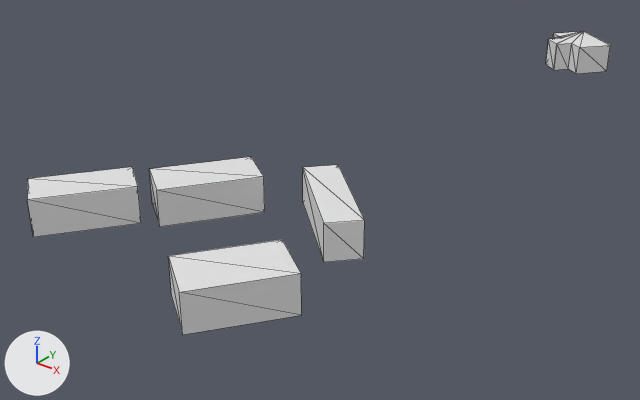
The glTF model output/glb/tile_194.glb: old version first, new version second.
The view is the same before and after, from a camera (50 mm lens) standing at (177.0, -217.0, 102.0) and looking at (23.0, -24.0, -18.0). Lighting does not change. The marker at lower left points along +X, +Y and +Z. The picture after the commit comes second. Mesh edges are drawn as thin lines.

The scene before the commit, as lines of its bpy script (objects in view):
```python
me_mesh_0 = bpy.data.meshes.new('Mesh_0')
me_mesh_0.from_pydata(...)  # 52 vertices, 68 faces; spans x -6.0..77.0, y -118.0..113.0, z 0.0..10.0
ob_mesh_0 = bpy.data.objects.new('Mesh_0', me_mesh_0)
ob_mesh_0.location = (0.0, 0.0, 0.0)
```
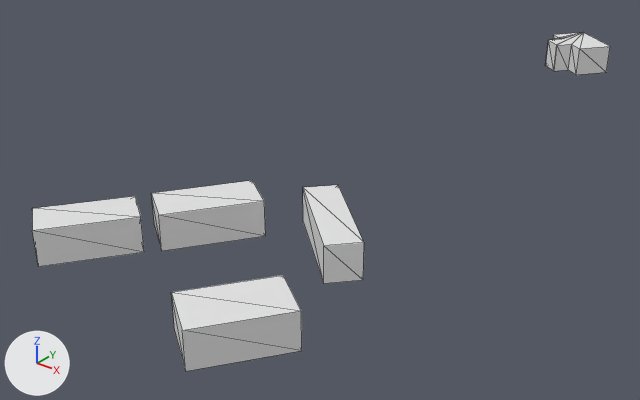
Patch to the scene script:
```diff
--- a/output/glb/tile_194.glb.py
+++ b/output/glb/tile_194.glb.py
@@ me_mesh_0 @@
 # used by ob_mesh_0; location = (0.0, 0.0, 0.0)
-me_mesh_0.from_pydata(...)  # 52 vertices, 68 faces; spans x -6.0..77.0, y -118.0..113.0, z 0.0..10.0
+me_mesh_0.from_pydata(...)  # 52 vertices, 68 faces; spans x -6.0..77.0, y -118.0..113.0, z -9.0..10.0
+# me_mesh_0 part 1: the loose piece of 8 vertices spanning x 50.0..77.0, y -118.0..-89.0, z 0.0..10.0 is moved by (0.0, 0.0, -9.0)
+# me_mesh_0 part 2: the loose piece of 8 vertices spanning x 43.0..73.0, y -78.0..-50.0, z 0.0..10.0 is moved by (0.0, 0.0, -6.0)
+# me_mesh_0 part 3: the loose piece of 8 vertices spanning x -6.0..19.0, y -112.0..-84.0, z 0.0..10.0 is moved by (0.0, 0.0, -8.0)
+# me_mesh_0 part 4: the loose piece of 8 vertices spanning x 13.0..39.0, y -89.0..-60.0, z 0.0..10.0 is moved by (0.0, 0.0, -7.0)
```

Boxes [x1, y1, x2, y2] around the edits, measured in the pictures (640 x 400 px; the box of a moved part takes in the faces that stretch with it):
'Mesh_0', reshaped (11% taller)
    before: [27, 31, 610, 335]
    after: [32, 32, 610, 371]
part 1 of me_mesh_0, moved or reshaped
    before: [168, 240, 302, 335]
    after: [171, 275, 302, 371]
part 2 of me_mesh_0, moved or reshaped
    before: [303, 165, 365, 262]
    after: [303, 185, 364, 284]
part 3 of me_mesh_0, moved or reshaped
    before: [27, 167, 141, 237]
    after: [32, 196, 144, 267]
part 4 of me_mesh_0, moved or reshaped
    before: [149, 157, 265, 227]
    after: [151, 180, 266, 251]
